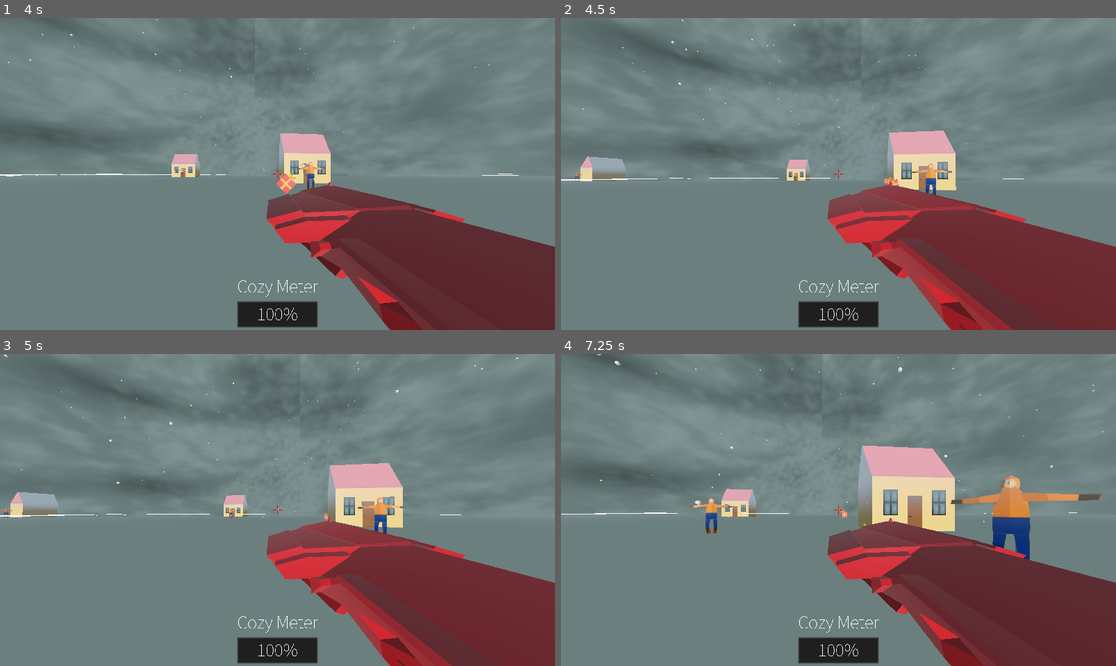
Above: before the commit, frames 1-4 (two rows, left to right).
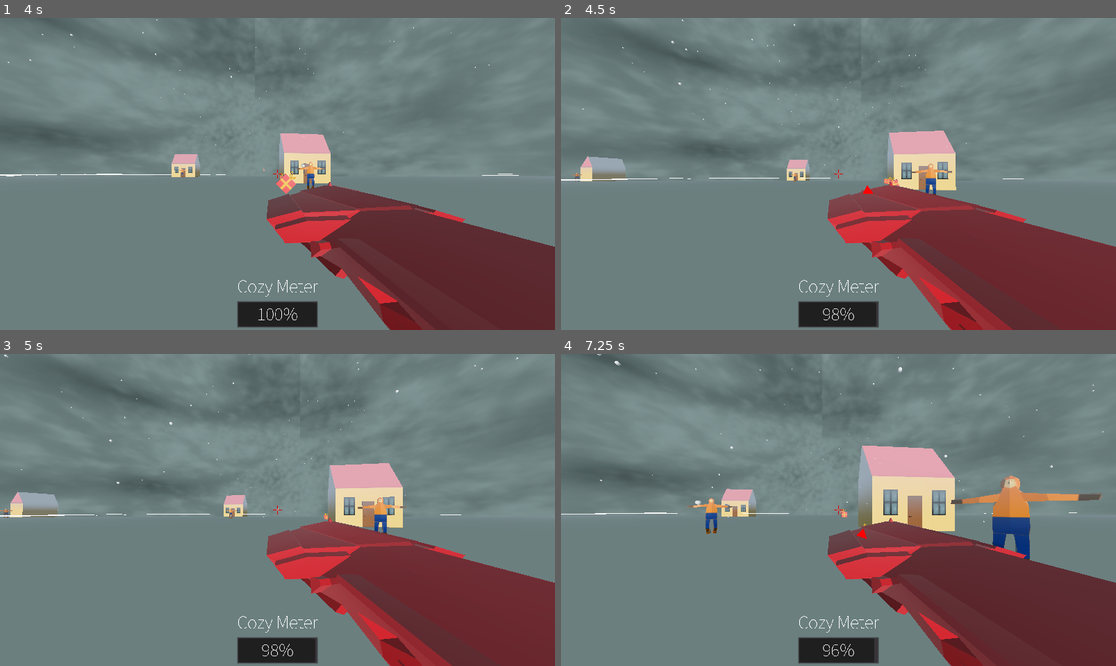
Above: after the commit, the same moments.

Repository: Vikfr0/GWJ-40-Santa-Rail-Shooter
Game: Godot game, scene res://src/core/world.tscn
Same seed, same stepped clock (60 frames per second), same inputs: the game is played once before the commit and once after it. The project has no main scene, so this scene is started directly.
Inputs (mouse positions are in pixels of both pictures, inside the frame that each line leads up to):
- Up to frame 1 (4 s): move the mouse to (305, 174) at 0.52 s; press the mouse at (305, 174) at 0.53 s; move the mouse to (249, 174) at 1.27 s; release the mouse at (249, 174) at 1.28 s; click (249, 174) at 1.35 s; move the mouse to (288, 167) at 2.02 s; press the mouse at (288, 167) at 2.03 s; move the mouse to (271, 180) at 2.77 s; release the mouse at (271, 180) at 2.78 s; click (271, 180) at 2.85 s; tap Enter at 3.5 s; move the mouse to (316, 177) at 3.52 s; press the mouse at (316, 177) at 3.53 s
- Up to frame 2 (4.5 s): move the mouse to (794, 170) at 4.27 s; release the mouse at (794, 170) at 4.28 s; click (794, 170) at 4.35 s
- Up to frame 3 (5 s): no input
- Up to frame 4 (7.25 s): move the mouse to (844, 510) at 5.02 s; press the mouse at (844, 510) at 5.03 s; move the mouse to (816, 503) at 5.77 s; release the mouse at (816, 503) at 5.78 s; click (816, 503) at 5.85 s; move the mouse to (866, 510) at 6.52 s; press the mouse at (866, 510) at 6.53 s

Frame 1 is identical in both runs. In frame 2, 0.1% of the frame differs, in the area x 46-58%, y 53-99%; in frame 3, 0.1%; in frame 4, 0.2%, in the area x 46-58%, y 56-99%.

Commit message:
dssdadsag

Diff:
--- a/src/core/hitmarker.gd
+++ b/src/core/hitmarker.gd
@@ -15,16 +15,23 @@
 
 func _display_hitmarker(projectile_pos: Vector3) -> void:
 	var player_cam: Spatial = player.get_node("CameraPivot")
+	var player_cam_pos = player_cam.get_global_transform().origin
 
-	var looking_direction = -player_cam.get_global_transform().basis.z
-
-	# projectile_pos.y = 0
+	projectile_pos.y = 0
+	player_cam_pos.y = 0
 
 	# var incoming_direction = (projectile_pos - player_cam).normalized()
 
-	var projectile_incoming_direction = projectile_pos - player_cam.get_global_transform().origin
+	var projectile_incoming_direction = projectile_pos - player_cam_pos
+
+	var looking_direction: Vector3 = -player_cam.get_global_transform().basis.z
+
 
 	var angle = looking_direction.angle_to(projectile_incoming_direction)
+
+	if looking_direction.z - projectile_incoming_direction.z > 0:
+		angle = -angle
+
 	printt("proj_pos: " + str(projectile_pos), "player_cam_pos: " + str(player_cam.get_global_transform().origin),
 		"looking_dir: " + str(looking_direction), "incoming_dir:" + str(projectile_incoming_direction),
 		"angle: " + str(rad2deg(angle)))
--- a/src/enemy/snowball.gd
+++ b/src/enemy/snowball.gd
@@ -15,4 +15,4 @@
 		var collision = move_and_collide(direction * PROJECTILE_SPEED * delta)
 		if collision:
 			print("snowball hit: ", collision.collider)
-			queue_free()
+			$AnimationPlayer.play("explode")
--- a/src/enemy/snowball.tscn
+++ b/src/enemy/snowball.tscn
@@ -10,7 +10,7 @@
 [sub_resource type="ParticlesMaterial" id=2]
 direction = Vector3( 0, 0, 1 )
 spread = 10.0
-gravity = Vector3( 0, -3, 0 )
+gravity = Vector3( 0, 0, 0 )
 initial_velocity = 1.2
 linear_accel = 3.92
 
@@ -20,14 +20,60 @@
 radial_segments = 8
 rings = 4
 
+[sub_resource type="ParticlesMaterial" id=6]
+direction = Vector3( 0, 0, 0 )
+spread = 180.0
+gravity = Vector3( 0, 0, 0 )
+initial_velocity = 3.0
+linear_accel = 3.92
+
 [sub_resource type="SphereMesh" id=4]
 radius = 0.1
-height = 0.05
+height = 0.2
 radial_segments = 8
 rings = 4
 
 [sub_resource type="Animation" id=5]
 resource_name = "explode"
+length = 0.5
+tracks/0/type = "value"
+tracks/0/path = NodePath("ExplodeParticles:emitting")
+tracks/0/interp = 1
+tracks/0/loop_wrap = true
+tracks/0/imported = false
+tracks/0/enabled = true
+tracks/0/keys = {
+"times": PoolRealArray( 0 ),
+"transitions": PoolRealArray( 1 ),
+"update": 1,
+"values": [ true ]
+}
+tracks/1/type = "method"
+tracks/1/path = NodePath(".")
+tracks/1/interp = 1
+tracks/1/loop_wrap = true
+tracks/1/imported = false
+tracks/1/enabled = true
+tracks/1/keys = {
+"times": PoolRealArray( 0.5 ),
+"transitions": PoolRealArray( 1 ),
+"values": [ {
+"args": [  ],
+"method": "queue_free"
+} ]
+}
+tracks/2/type = "value"
+tracks/2/path = NodePath("CollisionShape:disabled")
+tracks/2/interp = 1
+tracks/2/loop_wrap = true
+tracks/2/imported = false
+tracks/2/enabled = true
+tracks/2/keys = {
+"times": PoolRealArray( 0 ),
+"transitions": PoolRealArray( 1 ),
+"update": 1,
+"values": [ true ]
+}
 
 [node name="KinematicBody" type="KinematicBody"]
 collision_layer = 4
@@ -48,10 +94,11 @@
 
 [node name="ExplodeParticles" type="Particles" parent="."]
 emitting = false
+lifetime = 0.3
 one_shot = true
 explosiveness = 0.5
 randomness = 0.1
-process_material = SubResource( 2 )
+process_material = SubResource( 6 )
 draw_pass_1 = SubResource( 4 )
 
 [node name="SelfDestructTimer" parent="." instance=ExtResource( 3 )]
Not shown: 1 places in src/enemy/snowball.tscn that only renumber resources
Not shown, removed: src/core/world.tscn.tmp
